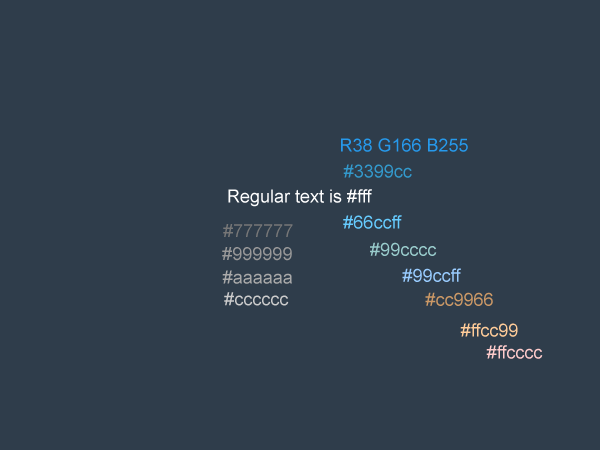
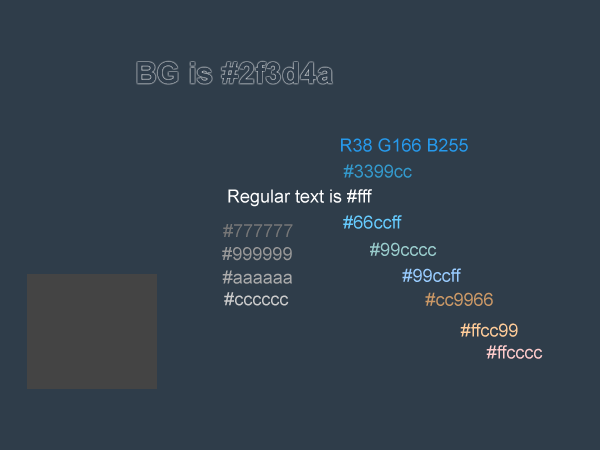
Layer changes from the first 600×450 image to the second:
added layer "BG is #2f3d4a" above "Regular text is #fff" over 137, 61, 333, 84
added layer "CfA-dark-gray-grab" above "Layer 0" over 27, 274, 157, 389
painted on "Layer 0" over 27, 60, 334, 389
